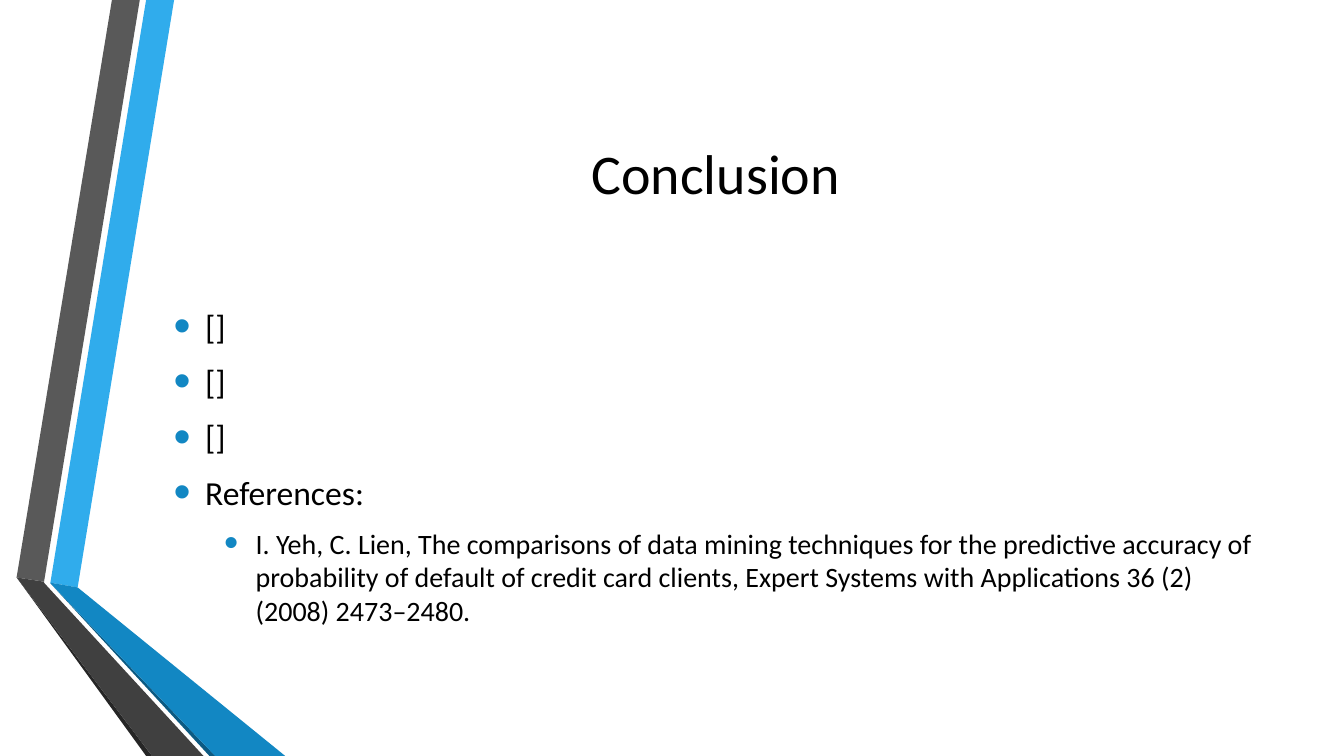
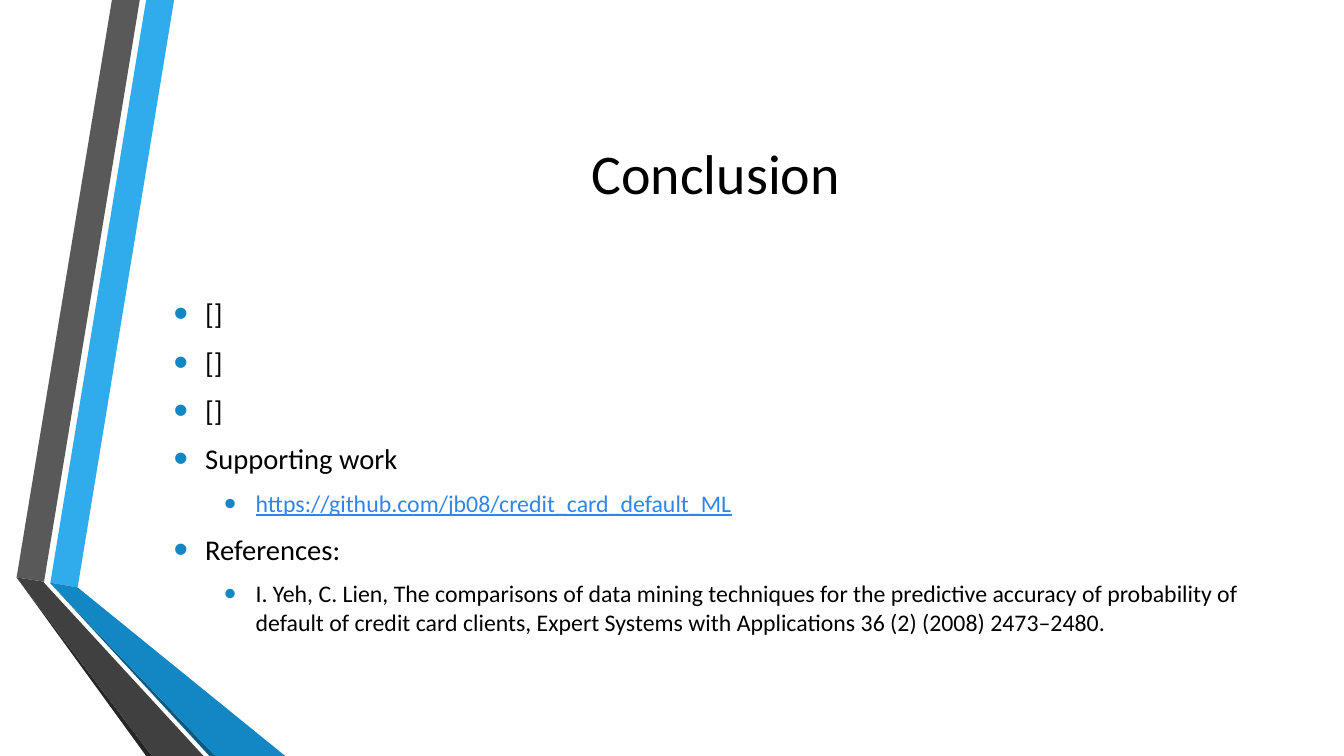
Before and after one commit to jb08/credit_card_default_ML, a slide deck: slide 9 of Predicting_Credit_Card_defaults.pptx. Drawn at 1344x756 pixels with LibreOffice and Linux fonts; fonts in the diff are those of the drawing; background and template pictures are left out. Boxes give left, top, right and bottom in pixels: in the first picture for what was removed or moved away, otherwise in the second. Text is boxed around its words. In the diff, an @@ line names an element or a change of style, - is before the commit and + after.

```diff
--- a/Predicting_Credit_Card_defaults.pptx
+++ b/Predicting_Credit_Card_defaults.pptx
@@ text at (x1=205, y1=449, x2=732, y2=516): paragraphs added @@
+• Supporting work
+  • https://github.com/jb08/credit_card_default_ML
@@ text at (x1=205, y1=540, x2=1237, y2=635): size 24 to 20.4 pt in "[]", "[]", "[]", "References:"; size 20 to 17 pt in "I. Yeh, C. Lien, The comparisons of ..." @@
```
Also in this commit, not shown: 1 other slide changed, 4 other files.
